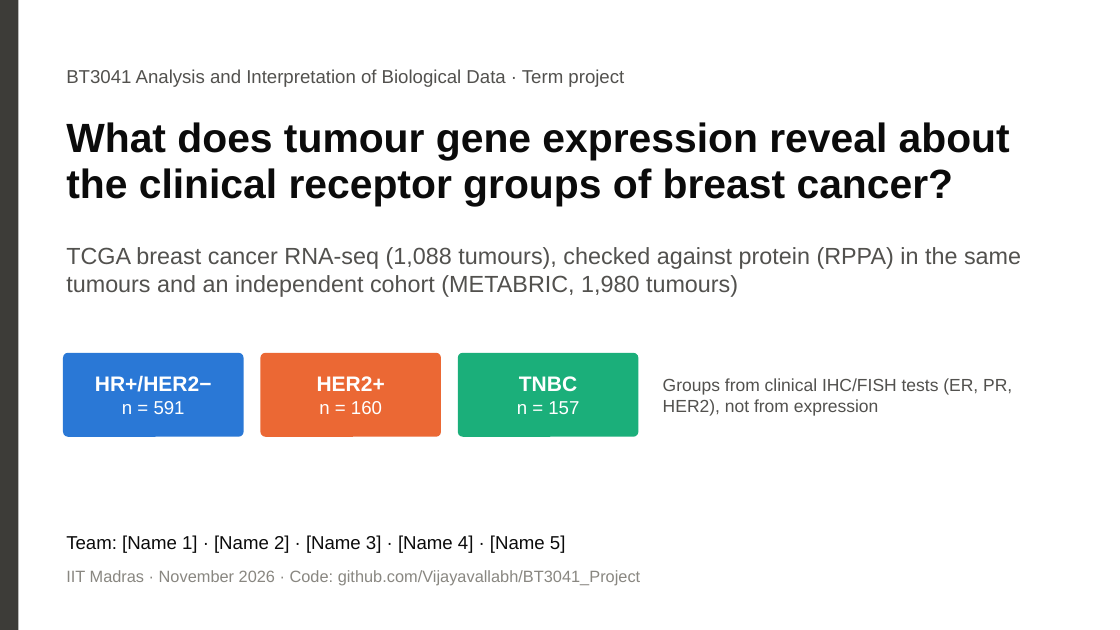
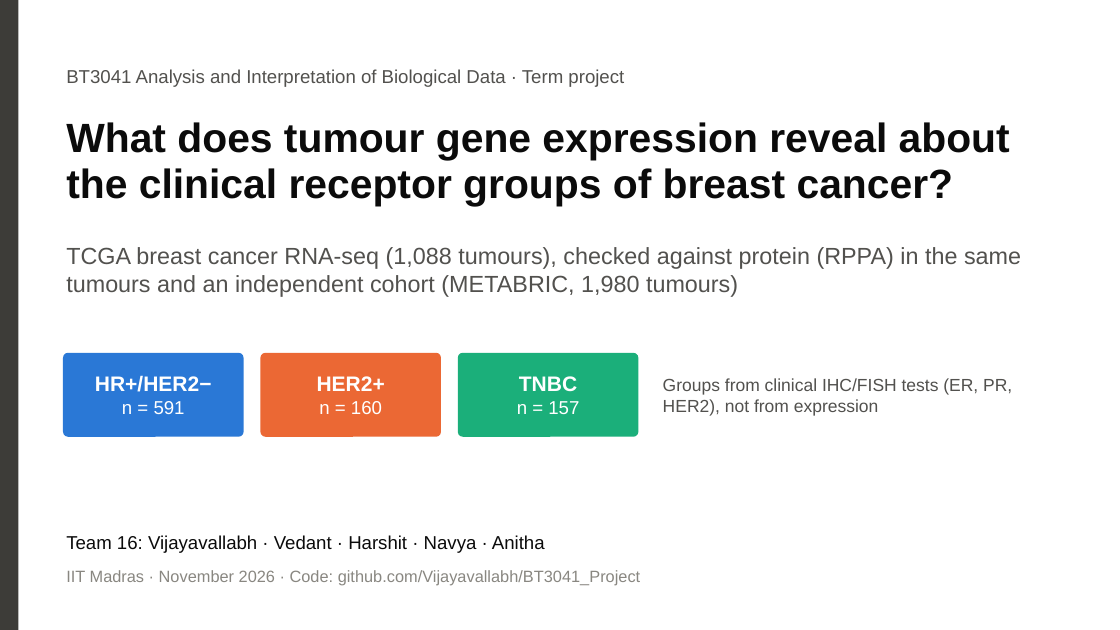
Before and after one commit to Vijayavallabh/BT3041_Project, a slide deck: slide 1 of step4_slides/BT3041_talk.pptx. Drawn at 1120x630 pixels with LibreOffice and Linux fonts; fonts in the diff are those of the drawing. Boxes give left, top, right and bottom in pixels: in the first picture for what was removed or moved away, otherwise in the second. Text is boxed around its words. In the diff, an @@ line names an element or a change of style, - is before the commit and + after.

```diff
--- a/step4_slides/BT3041_talk.pptx
+++ b/step4_slides/BT3041_talk.pptx
@@ text at [66,535,545,553]: text changed @@
-Team: [Name 1] · [Name 2] · [Name 3] · [Name 4] · [Name 5]
+Team 16: Vijayavallabh · Vedant · Harshit · Navya · Anitha
```
Also in this commit, not shown: 11 other files.
